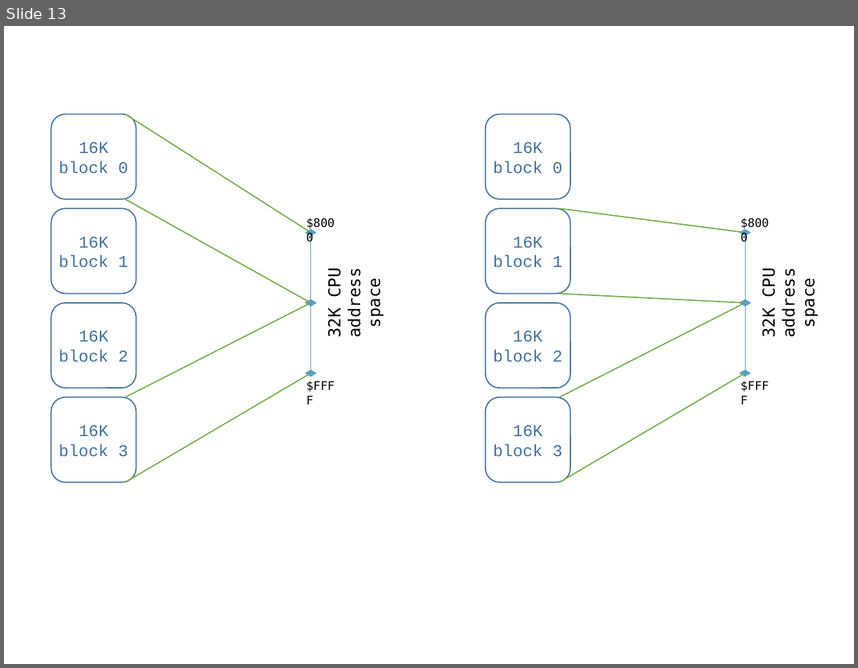
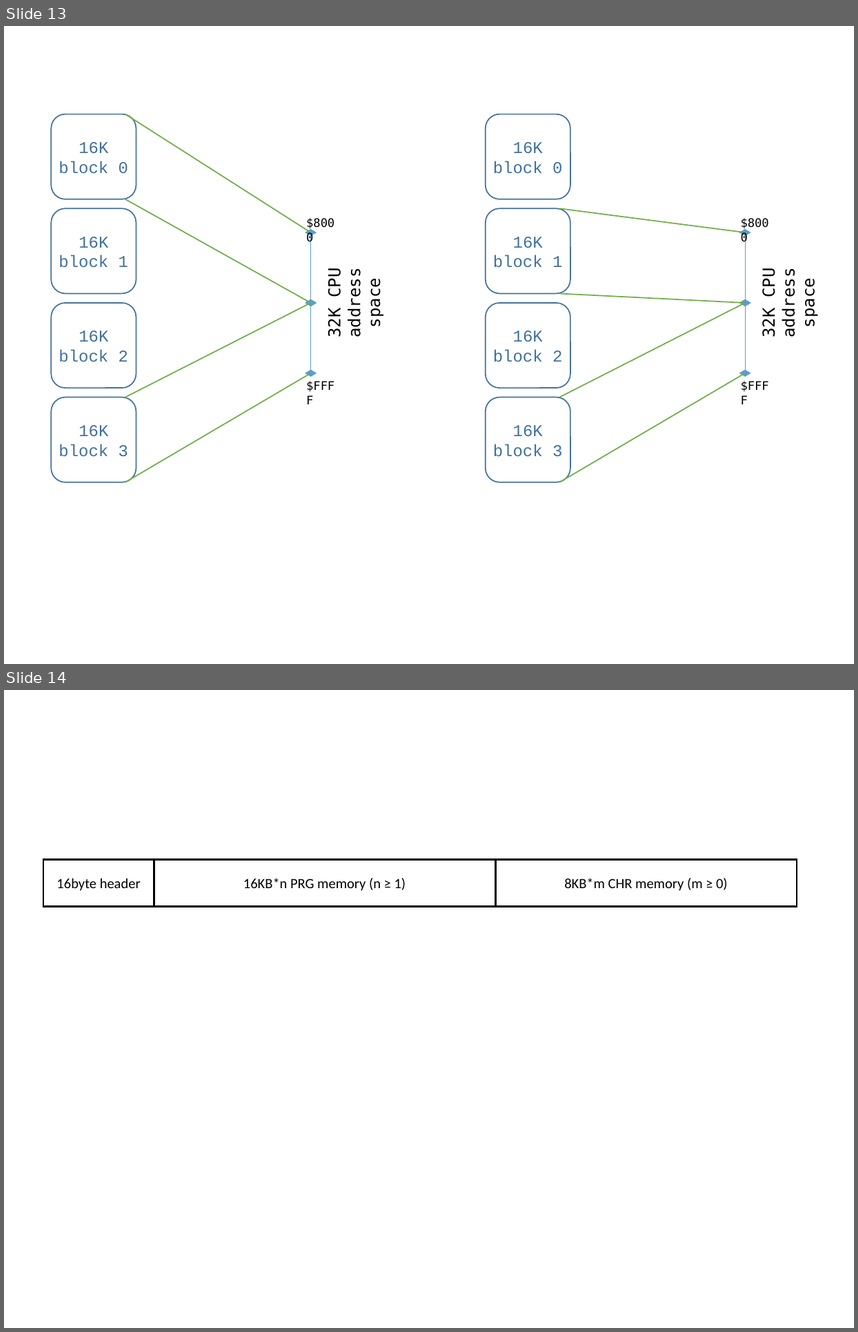
Before and after one commit to cristy-rotaru/NES_emulator, a slide deck: Scheme/Scheme.pptx. Shown one above the other, each under a label of ours: slide 13 before the commit, slides 13 and 14 after it. The pictures are 858x668 and 858x1332 pixels, drawn with LibreOffice and Linux fonts; fonts in the diff are those of the drawing. Boxes give left, top, right and bottom in pixels: in the first picture for what was removed or moved away, otherwise in the second. Text is boxed around its words. In the diff, an @@ line names an element or a change of style, - is before the commit and + after.

```diff
--- a/Scheme/Scheme.pptx
+++ b/Scheme/Scheme.pptx
@@ slide 14 added at [4, 690, 854, 1328], background #FFFFFF @@
@@ rectangle added at [43, 859, 154, 906], fill #FFFFFF, outline #000000 1.5 pt, 12 pt, text #000000 @@
+16byte header
@@ rectangle added at [154, 859, 495, 906], fill #FFFFFF, outline #000000 1.5 pt, 12 pt, text #000000 @@
+16KB*n PRG memory (n ≥ 1)
@@ rectangle added at [495, 859, 797, 906], fill #FFFFFF, outline #000000 1.5 pt, 12 pt, text #000000 @@
+8KB*m CHR memory (m ≥ 0)
```
Also in this commit, not shown: 2 other files.
